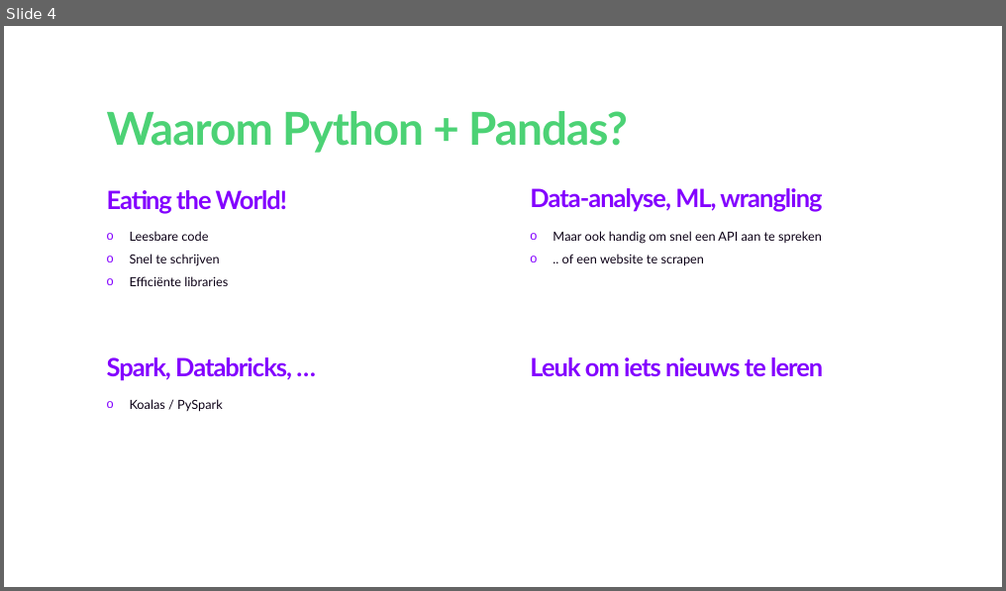
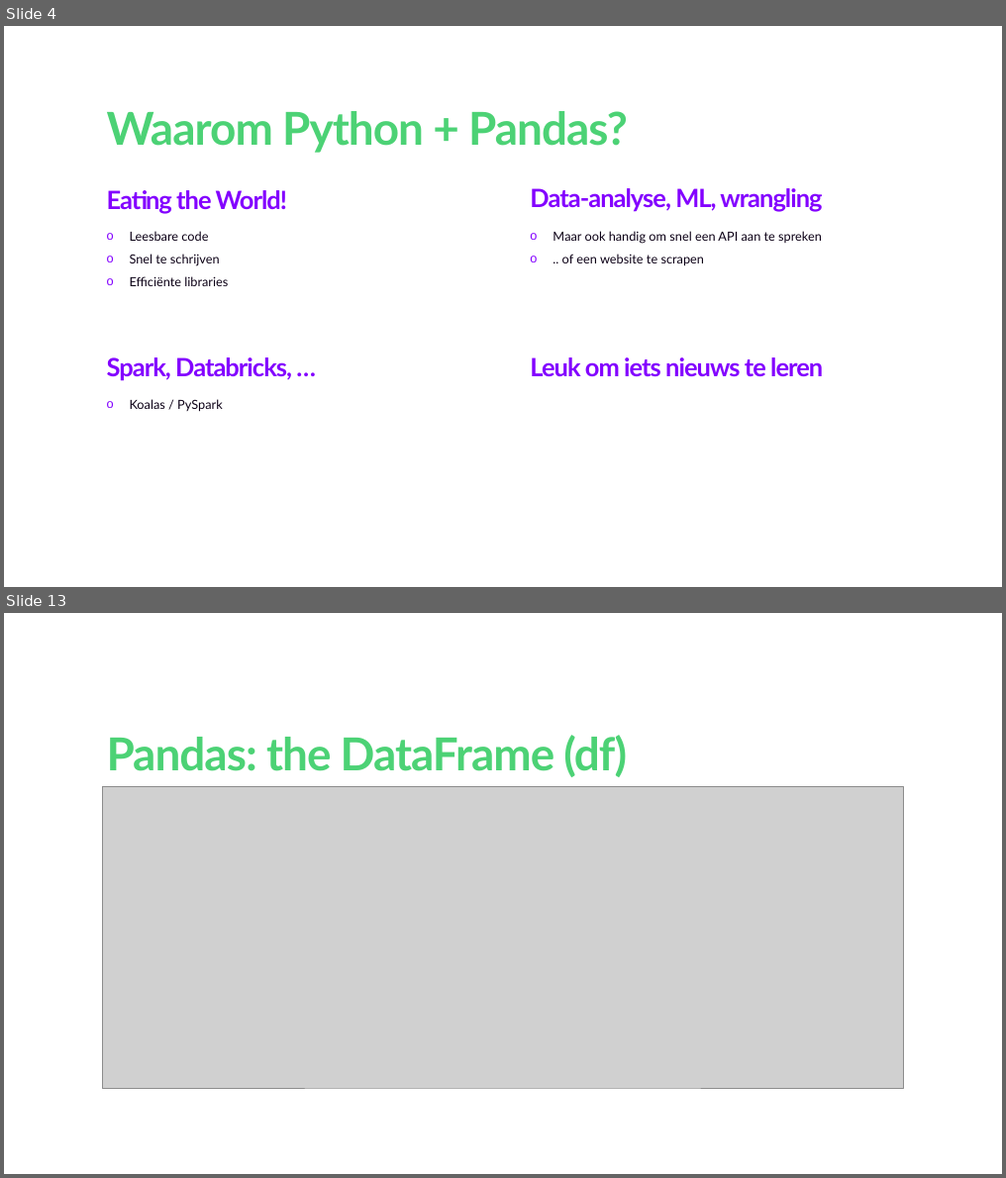
Before and after one commit to wortell-smart-learning/python-data-fundamentals, a slide deck: Python Fundamentals for Data Engineers and Data Scientists.pptx. Shown one above the other, each under a label of ours: slide 4 before the commit, slides 4 and 13 after it; the slides between them are not shown. The pictures are 1006x591 and 1006x1178 pixels, drawn with LibreOffice and Linux fonts; fonts in the diff are those of the drawing; grey boxes stand for pictures; background and template pictures are left out. Boxes give left, top, right and bottom in pixels: in the first picture for what was removed or moved away, otherwise in the second. Text is boxed around its words. In the diff, an @@ line names an element or a change of style, - is before the commit and + after.

```diff
--- a/Python Fundamentals for Data Engineers and Data Scientists.pptx
+++ b/Python Fundamentals for Data Engineers and Data Scientists.pptx
@@ slide 13 added at (4, 613, 1002, 1174), background #FFFFFF @@
@@ title added at (107, 735, 627, 777), 72 pt, text #4CD275, bold @@
+Pandas: the DataFrame (df)
@@ picture added at (102, 786, 903, 1088) @@
```
Also in this commit, not shown: 3 slides changed, 8 other slides added, 1 other file.
